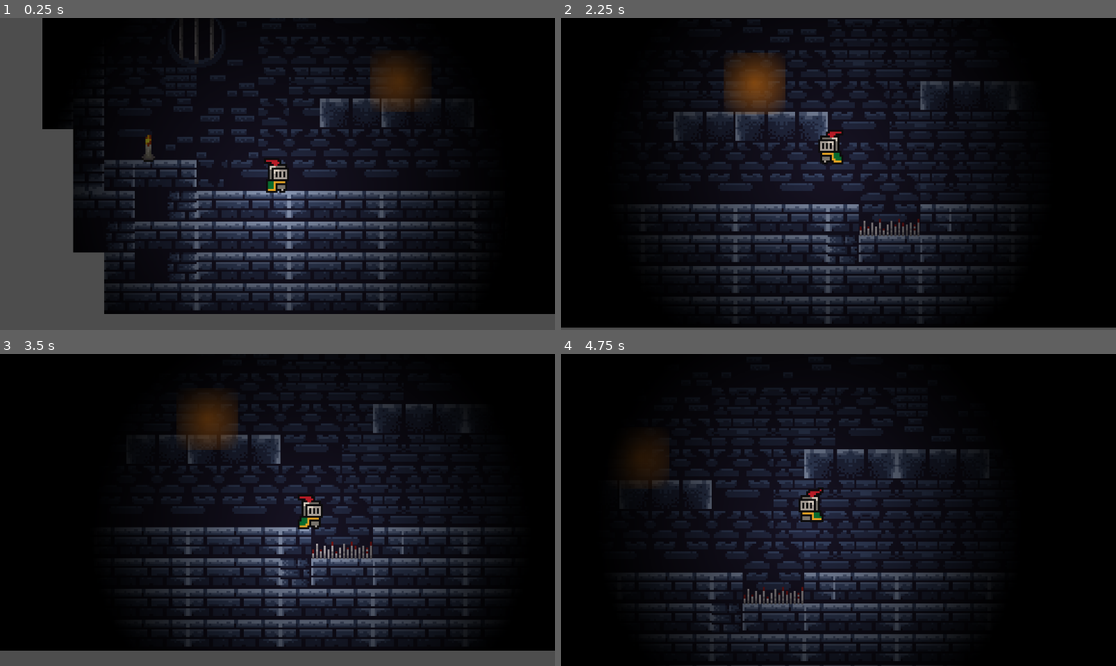
Above: before the commit, frames 1-4 (two rows, left to right).
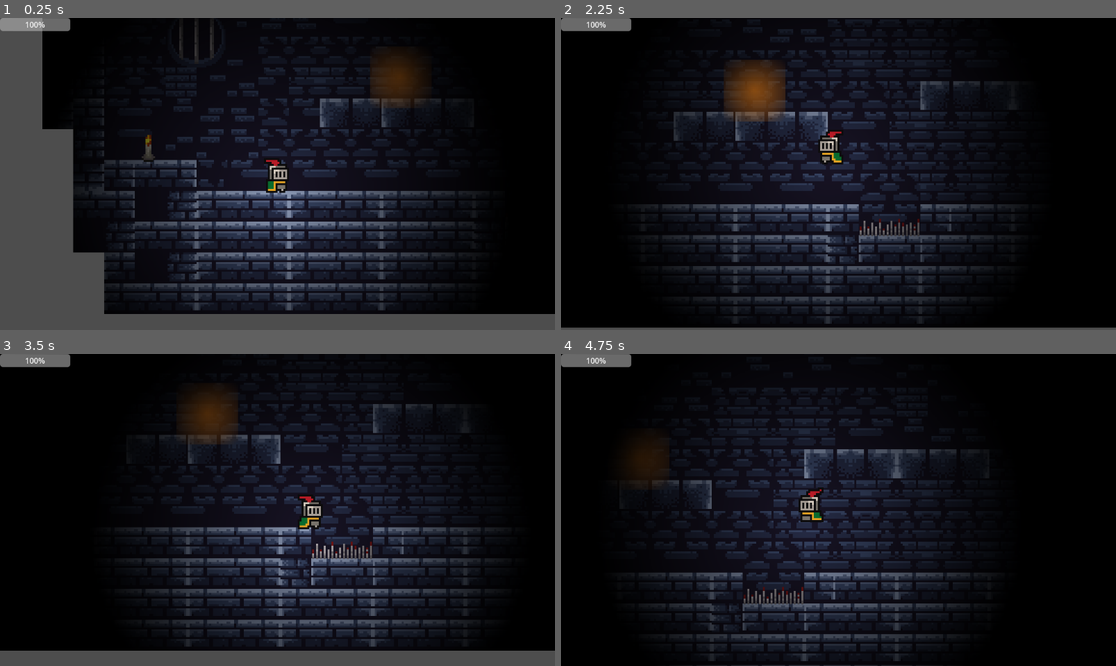
Above: after the commit, the same moments.

Repository: tuananh-29/emberrun
Game: Godot game, scene res://Scenes/game.tscn
The game is run twice, just before and just after one commit, with the same random seed, the same clock (stepped at 60 frames per second) and the same inputs. The project has no main scene, so this scene is started directly.
Inputs:
- Up to frame 1 (0.25 s): no input
- Up to frame 2 (2.25 s): hold D (move_right) 0.53-2.03 s; tap Space (move_accept) at 0.6, 1.35, 2.1 s; hold A (move_left) from 2.03 s (still down)
- Up to frame 3 (3.5 s): release A (move_left) at 2.78 s; hold D (move_right) from 2.78 s (still down); tap Space (move_accept) at 2.85 s
- Up to frame 4 (4.75 s): tap Space (move_accept) at 3.6, 4.35 s; release D (move_right) at 4.28 s; hold A (move_left) from 4.28 s (still down)

The runs differ from the first frame. In frame 1, 0.5% of the frame differs, in the area x 0-73%, y 0-30%; in frame 2, 0.8%, in the area x 0-40%, y 0-34%; in frame 3, 0.6%; in frame 4, 0.5%.

Commit message:
cập nhật

Diff:
--- a/Scenes/coal.gd
+++ /dev/null
@@ -1,47 +0,0 @@
-extends Area2D
-
-
-@export var energy_amount: float = 0.20   # hồi 20% energy khi nhặt
-@export var bob_speed: float = 2.0        # tốc độ lơ lửng
-@export var bob_height: float = 4.0       # biên độ lơ lửng (pixel)
-
-var _start_y: float
-var _time: float = 0.0
-var _collected: bool = false
-
-@onready var sprite = $Sprite2D   # hoặc $Sprite2D nếu dùng Sprite2D
-
-
-func _ready():
-	_start_y = position.y
-	# Kết nối signal – player chạm vào thì nhặt
-	body_entered.connect(_on_body_entered)
-
-
-func _process(delta):
-	if _collected:
-		return
-	# Hiệu ứng lơ lửng lên xuống
-	_time += delta
-	position.y = _start_y + sin(_time * bob_speed) * bob_height
-
-
-func _on_body_entered(body: Node2D) -> void:
-	if _collected:
-		return
-	# Kiểm tra body có phải Player không (có hàm add_energy)
-	if body.has_method("add_energy"):
-		_collected = true
-		body.add_energy(energy_amount)
-		_play_collect_effect()
-
-
-func _play_collect_effect():
-	# Tắt collision ngay để không nhặt 2 lần
-	$CollisionShape2D.set_deferred("disabled", true)
-
-	# Scale to rồi biến mất
-	var tween = create_tween()
-	tween.tween_property(self, "scale", Vector2(1.8, 1.8), 0.15)
-	tween.tween_property(self, "modulate:a", 0.0, 0.2)
-	tween.tween_callback(queue_free)
--- a/Scenes/coal.tscn
+++ b/Scenes/coal.tscn
@@ -1,6 +1,6 @@
 [gd_scene load_steps=5 format=3 uid="uid://cx5vodijvd3vs"]
 
-[ext_resource type="Script" uid="uid://kmvrlyigbh13" path="res://Scenes/coal.gd" id="1_x6f8n"]
+[ext_resource type="Script" uid="uid://kmvrlyigbh13" path="res://Scripts/coal (2).gd" id="1_x6f8n"]
 
 [sub_resource type="Gradient" id="Gradient_4v3ac"]
 colors = PackedColorArray(1, 0.54901963, 0.1254902, 1, 1, 0.54901963, 0.1254902, 0)
--- a/Scenes/game.tscn
+++ b/Scenes/game.tscn
@@ -9,6 +9,7 @@
 [ext_resource type="PackedScene" uid="uid://b8olq21bh4ypl" path="res://Scenes/Sawblade.tscn" id="6_1l0tm"]
 [ext_resource type="PackedScene" uid="uid://cx5vodijvd3vs" path="res://Scenes/coal.tscn" id="8_v158k"]
 [ext_resource type="PackedScene" uid="uid://ckq6bipq5r0ku" path="res://Scenes/torch.tscn" id="9_h4fw4"]
+[ext_resource type="PackedScene" uid="uid://bt77ct71nbl7g" path="res://Scenes/ui.tscn" id="10_ldgsr"]
 
 [sub_resource type="TileSetAtlasSource" id="TileSetAtlasSource_i6g32"]
 texture = ExtResource("1_3dryh")
@@ -2553,6 +2554,8 @@
 [node name="Torch2" parent="." instance=ExtResource("9_h4fw4")]
 position = Vector2(360, 105)
 
+[node name="UI" parent="." instance=ExtResource("10_ldgsr")]
+
 [connection signal="body_entered" from="Spikes" to="Player" method="_on_spikes_body_entered"]
 [connection signal="body_exited" from="Spikes" to="Player" method="_on_spikes_body_exited"]
 [connection signal="body_entered" from="Sawblade" to="Player" method="_on_sawblade_body_entered"]
--- /dev/null
+++ b/Scenes/ui.tscn
@@ -0,0 +1,13 @@
+[gd_scene format=3 uid="uid://bt77ct71nbl7g"]
+
+[node name="UI" type="CanvasLayer"]
+
+[node name="ProgressBar" type="ProgressBar" parent="."]
+offset_right = 146.2503
+offset_bottom = 27.0
+rotation = 0.0012570432
+value = 100.0
+
+[node name="TextureProgressBar" type="TextureProgressBar" parent="."]
+offset_right = 123.0
+offset_bottom = 27.0
Binary file added: Assets/Pixel UI pack 3/00.png
Not shown, added: Assets/Pixel UI pack 3/00.png.import
Binary file added: Assets/Pixel UI pack 3/01.png
Not shown, added: Assets/Pixel UI pack 3/01.png.import
Binary file added: Assets/Pixel UI pack 3/02.png
Not shown, added: Assets/Pixel UI pack 3/02.png.import
Binary file added: Assets/Pixel UI pack 3/03.png
Not shown, added: Assets/Pixel UI pack 3/03.png.import
Binary file added: Assets/Pixel UI pack 3/04.png
Not shown, added: Assets/Pixel UI pack 3/04.png.import
Binary file added: Assets/Pixel UI pack 3/05.png
Not shown, added: Assets/Pixel UI pack 3/05.png.import
(and 8 more such lines)
